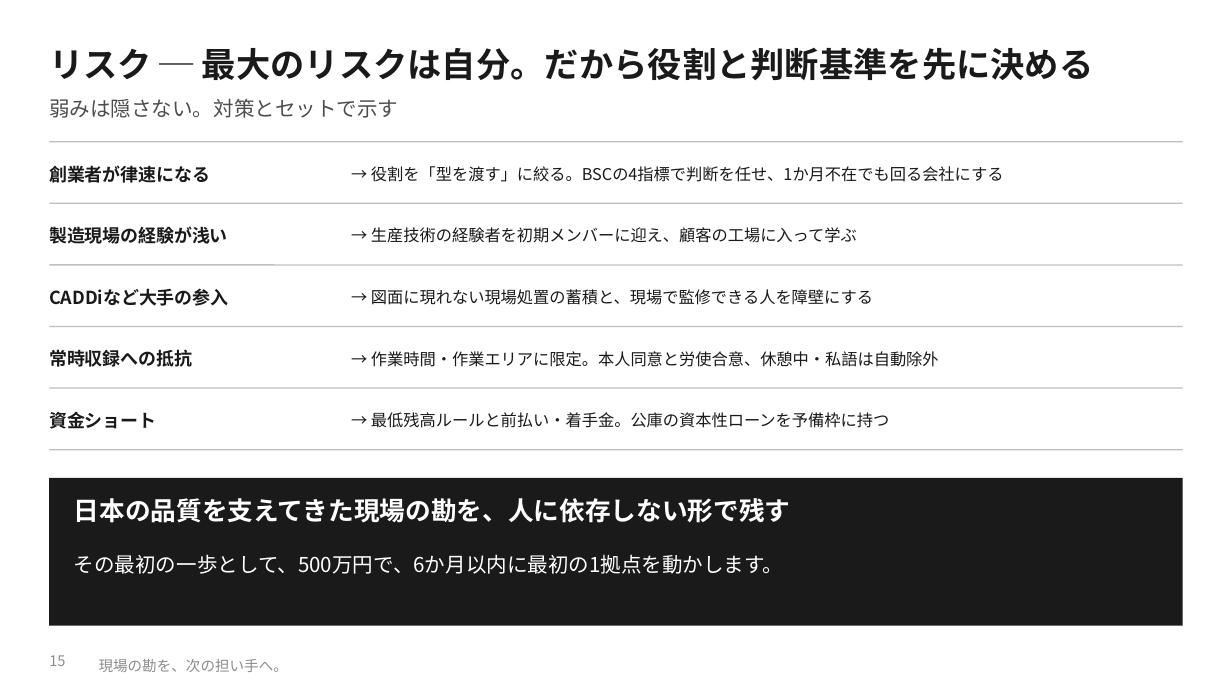
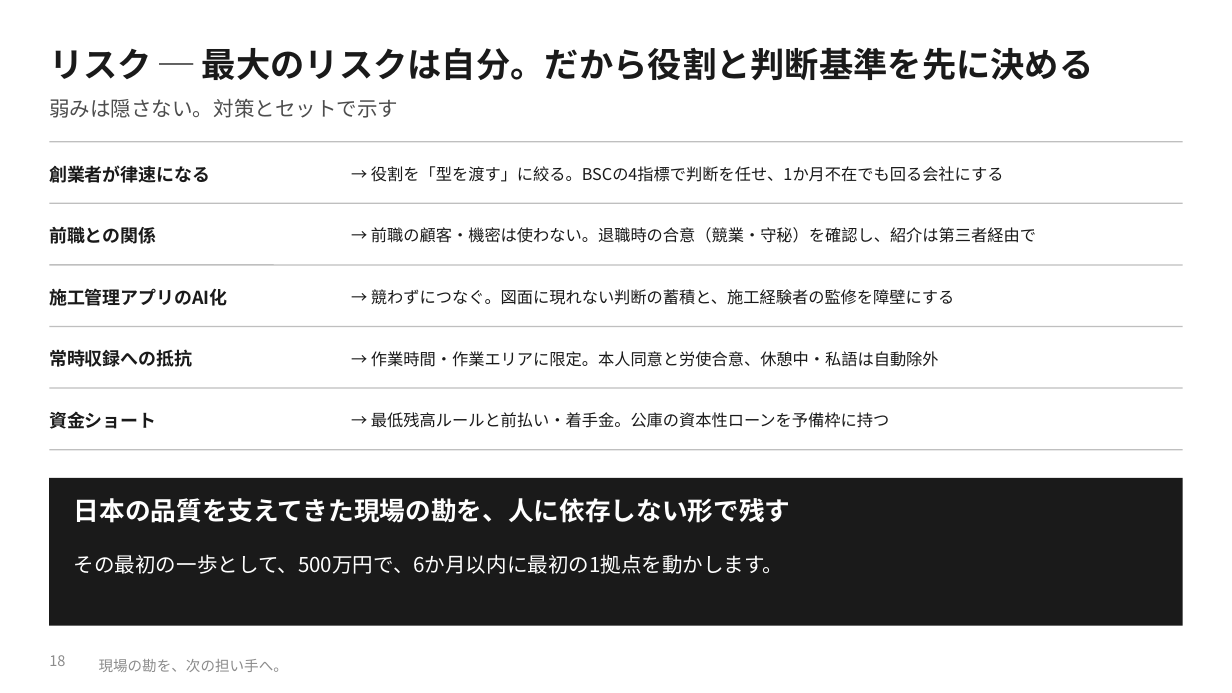
Before and after one commit to SEITOSHIKI/-ai-commute-audio-, a slide deck: slide 18 of deck/令和の虎_事業計画書_三現ワークス.pptx (slide 15 before the commit). Drawn at 1232x693 pixels with LibreOffice and Linux fonts; fonts in the diff are those of the drawing; background and template pictures are left out. Boxes give left, top, right and bottom in pixels: in the first picture for what was removed or moved away, otherwise in the second. Text is boxed around its words. In the diff, an @@ line names an element or a change of style, - is before the commit and + after.

```diff
--- a/deck/令和の虎_事業計画書_三現ワークス.pptx
+++ b/deck/令和の虎_事業計画書_三現ワークス.pptx
@@ text at box(49, 226, 156, 244): text changed @@
-製造現場の経験が浅い
+前職との関係
@@ text at box(371, 227, 1036, 243): text changed @@
-→ 生産技術の経験者を初期メンバーに迎え、顧客の工場に入って学ぶ
+→ 前職の顧客・機密は使わない。退職時の合意（競業・守秘）を確認し、紹介は第三者経由で
@@ text at box(49, 288, 227, 306): text changed @@
-CADDiなど大手の参入
+施工管理アプリのAI化
@@ text at box(371, 289, 954, 305): text changed @@
-→ 図面に現れない現場処置の蓄積と、現場で監修できる人を障壁にする
+→ 競わずにつなぐ。図面に現れない判断の蓄積と、施工経験者の監修を障壁にする
@@ page number at box(49, 655, 65, 666): text changed @@
-15
+18
```
Also in this commit, not shown: 9 other slides changed, 5 slides added, 2 slides removed, 16 other files.
